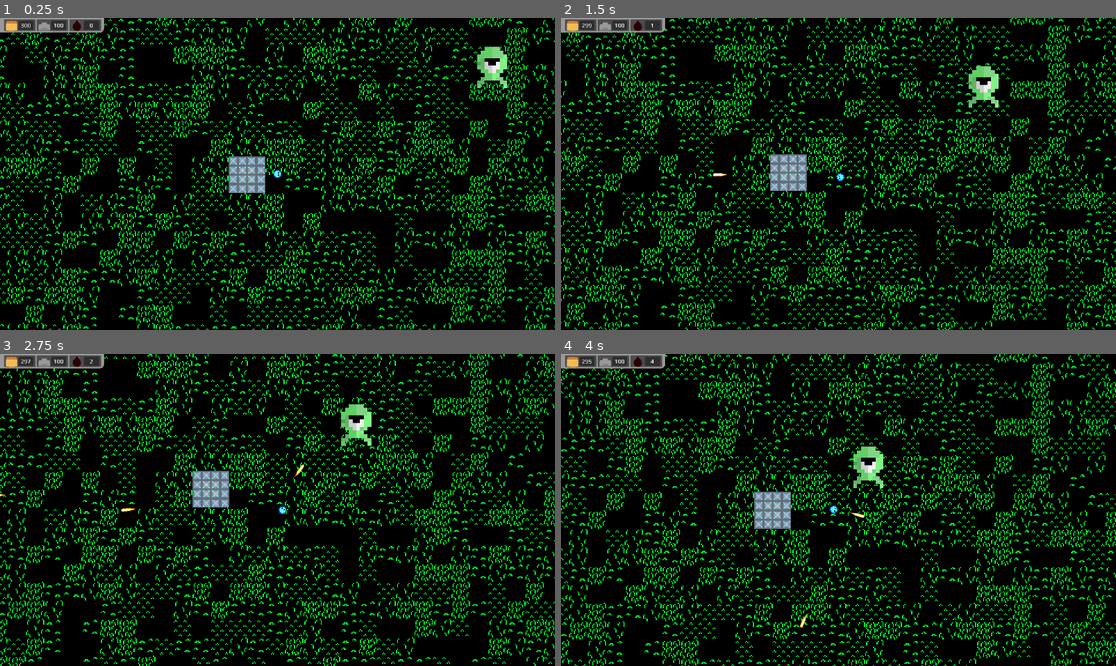
Above: before the commit, frames 1-4 (two rows, left to right).
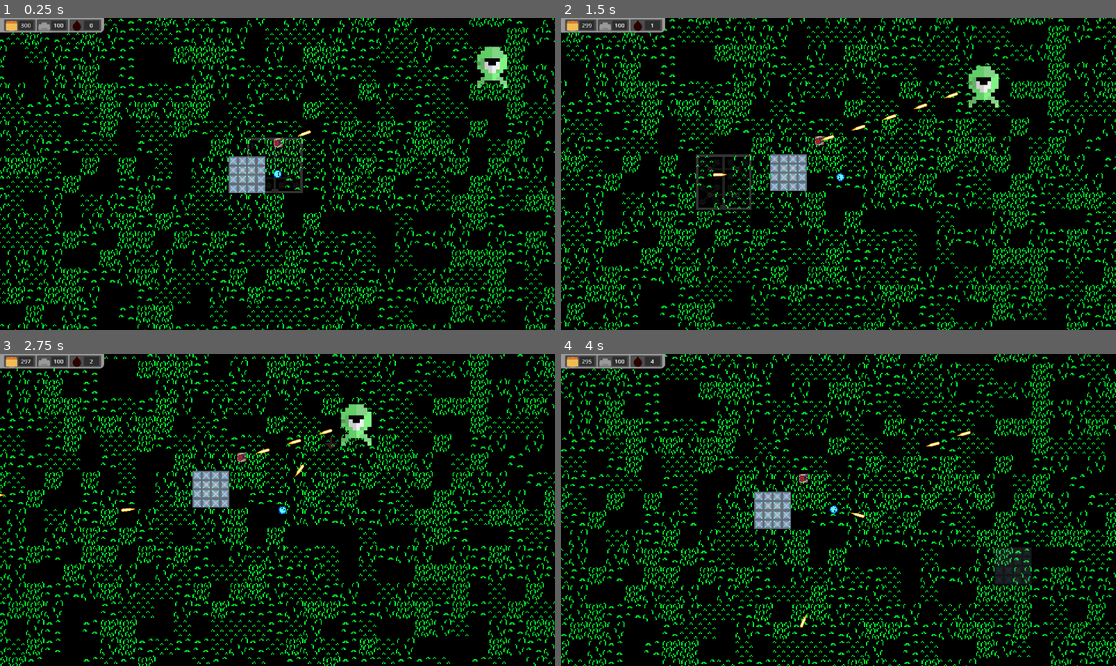
Above: after the commit, the same moments.

Repository: YonatanBenezra/GreatGame
Game: Godot game, scene res://scenes/game.tscn
The game is run twice, just before and just after one commit, with the same random seed, the same clock (stepped at 60 frames per second) and the same inputs.
Inputs (mouse positions are in pixels of both pictures, inside the frame that each line leads up to):
- Up to frame 1 (0.25 s): no input
- Up to frame 2 (1.5 s): move the mouse to (810, 174) at 0.52 s; hold D (right) 0.53-1.28 s; tap Space (shoot) at 0.6 s; move the mouse to (727, 189) at 1.27 s; hold S (down) from 1.28 s (still down); tap 1 (hotbar_1) at 1.35 s
- Up to frame 3 (2.75 s): tap Space (shoot) at 1.55, 2.3 s; move the mouse to (333, 441) at 2.02 s; release S (down) at 2.03 s; hold D (right) from 2.03 s (still down); hold 2 (hotbar_2) from 2.03 s (still down)
- Up to frame 4 (4 s): move the mouse to (810, 572) at 2.77 s; release D (right) at 2.78 s; release 2 (hotbar_2) at 2.78 s; hold W (up) 2.78-3.53 s; tap 3 (hotbar_3) at 2.85 s; tap Space (shoot) at 3.05, 3.8 s; move the mouse to (1005, 556) at 3.52 s; hold A (left) from 3.53 s (still down); hold 4 (hotbar_4) from 3.53 s (still down)

The runs differ from the first frame. In frame 1, 0.4% of the frame differs, in the area x 44-57%, y 35-57%; in frame 2, 0.6%; in frame 3, 0.2%; in frame 4, 1.1%, in the area x 42-85%, y 24-74%.
Error in both runs: Invalid access of index '3' on a base object of type: 'Array'. (res://entities/player/hot_bar_component.gd:8)

Commit message:
Made a turret

Diff:
--- /dev/null
+++ b/entities/turret/turret.gd
@@ -0,0 +1,73 @@
+extends Node2D
+
+
+@export var BULLET: PackedScene = null
+
+var target: Node2D = null
+var cur_Hp =8
+
+@onready var gunSprite = $GunSprite
+@onready var rayCast = $RayCast2D
+@onready var reloadTimer = $RayCast2D/ReloadTimer
+
+
+func _ready():
+	await get_tree().process_frame
+	target = find_target()
+
+func _physics_process(delta):
+	if target == null:
+		target = find_target()
+
+	if target != null:
+
+		var angle_to_target: float = global_position.direction_to(target.global_position).angle()
+		rayCast.global_rotation = angle_to_target
+
+
+		if rayCast.is_colliding() and rayCast.get_collider().is_in_group("Enemies"):
+			gunSprite.rotation = angle_to_target
+			if reloadTimer.is_stopped():
+				shootBullet()
+
+
+
+func shootBullet():
+	rayCast.enabled = false
+
+	if BULLET:
+		var bullet: Node2D = BULLET.instantiate()
+		get_tree().current_scene.add_child(bullet)
+		bullet.global_position = global_position
+		var direction = (target.global_position - bullet.global_position).normalized()
+		bullet.shoot(direction)
+
+	reloadTimer.start()
+
+func find_target():
+	var new_target: Node2D = null
+
+	if get_tree().has_group("Enemies"):
+		new_target = get_tree().get_nodes_in_group("Enemies")[0]
+
+	return new_target
+
+func hit(damage):
+	cur_Hp -= damage;
+	if(cur_Hp <= 0):
+		queue_free()
+
+
+
+func _on_building_collision_component_body_entered(body: Node2D) -> void:
+
+	if(!body.is_in_group("Enemies")):
+		return;
+
+	body.hit(1000);
+	hit(1);
+
+
+
+func _on_reload_timer_timeout() -> void:
+	rayCast.enabled = true
--- /dev/null
+++ b/entities/turret/turret.tscn
@@ -0,0 +1,27 @@
+[gd_scene load_steps=5 format=3 uid="uid://5d4towc57hq2"]
+
+[ext_resource type="Script" path="res://entities/turret/turret.gd" id="1_o7ko1"]
+[ext_resource type="Texture2D" uid="uid://b7p56algtrwyv" path="res://assets/turret/turret_BASE.png" id="2_gj1tn"]
+[ext_resource type="Texture2D" uid="uid://r7awu5kmjcel" path="res://assets/turret/turret_FACE.png" id="3_20co2"]
+[ext_resource type="PackedScene" uid="uid://p53tr43oxoqw" path="res://entities/weapons/Bullet/Bullet.tscn" id="4"]
+
+[node name="Turret" type="Node2D"]
+script = ExtResource("1_o7ko1")
+BULLET = ExtResource("4")
+
+[node name="BaseSprite" type="Sprite2D" parent="."]
+texture = ExtResource("2_gj1tn")
+
+[node name="GunSprite" type="Sprite2D" parent="."]
+texture = ExtResource("3_20co2")
+vframes = 10
+
+[node name="RayCast2D" type="RayCast2D" parent="."]
+target_position = Vector2(1000, 0)
+collision_mask = 2
+
+[node name="ReloadTimer" type="Timer" parent="RayCast2D"]
+wait_time = 0.25
+one_shot = true
+
+[connection signal="timeout" from="RayCast2D/ReloadTimer" to="." method="_on_reload_timer_timeout"]
--- /dev/null
+++ b/entities/turret/turretBullet.tscn
@@ -0,0 +1,46 @@
+[gd_scene load_steps=4 format=3 uid="uid://vg44802l8ohq"]
+
+[ext_resource type="Texture2D" uid="uid://cgc1a2w1lophy" path="res://assets/turret/turret_BULLET.png" id="2"]
+
+[sub_resource type="GDScript" id="GDScript_0tqct"]
+script/source = "extends Area2D
+
+const RIGHT = Vector2.RIGHT
+@export var SPEED: int = 200
+
+
+func _physics_process(delta):
+	var movement = RIGHT.rotated(rotation) * SPEED * delta
+	global_position += movement
+
+func destroy():
+	queue_free()
+
+func _on_VisibilityNotifier2D_screen_exited():
+	queue_free()
+
+func _on_Bullet_body_entered(body):
+	if body.is_in_group(\"Player\"):
+		destroy()
+"
+
+[sub_resource type="CircleShape2D" id="1"]
+radius = 5.51146
+
+[node name="Bullet" type="Area2D"]
+collision_layer = 2
+script = SubResource("GDScript_0tqct")
+SPEED = 400
+
+[node name="Sprite" type="Sprite2D" parent="."]
+texture = ExtResource("2")
+hframes = 2
+frame = 1
+
+[node name="CollisionShape2D" type="CollisionShape2D" parent="."]
+shape = SubResource("1")
+
+[node name="VisibilityNotifier2D" type="VisibleOnScreenNotifier2D" parent="."]
+
+[connection signal="body_entered" from="." to="." method="_on_Bullet_body_entered"]
+[connection signal="screen_exited" from="VisibilityNotifier2D" to="." method="_on_VisibilityNotifier2D_screen_exited"]
--- a/scenes/game.tscn
+++ b/scenes/game.tscn
@@ -12,6 +12,7 @@
 [ext_resource type="Script" path="res://entities/player/hot_bar_component.gd" id="9_eoawq"]
 [ext_resource type="PackedScene" uid="uid://bgmdutiyftdd7" path="res://entities/monsters/monster.tscn" id="10_40let"]
 [ext_resource type="PackedScene" uid="uid://p53tr43oxoqw" path="res://entities/weapons/Bullet/Bullet.tscn" id="11_7w6dq"]
+[ext_resource type="PackedScene" uid="uid://5d4towc57hq2" path="res://entities/turret/turret.tscn" id="14_0xor4"]
 [ext_resource type="PackedScene" uid="uid://cktbg8lgbi58v" path="res://entities/hub/hub_1/hub.tscn" id="14_xtnmd"]
 
 [sub_resource type="TileSetAtlasSource" id="TileSetAtlasSource_4cpu6"]
@@ -101,6 +102,9 @@
 
 [node name="Hub" parent="." groups=["Hub"] instance=ExtResource("14_xtnmd")]
 
+[node name="Turret" parent="." instance=ExtResource("14_0xor4")]
+position = Vector2(107, -111)
+
 [connection signal="placedBuilding" from="buildings" to="hud" method="_on_buildings_placed_building"]
 [connection signal="updatedHotbar" from="player/HotBarComponent" to="buildings" method="_on_hot_bar_component_updated_hotbar"]
 [connection signal="updatedHotbar" from="player/HotBarComponent" to="hud" method="_on_hot_bar_component_updated_hotbar"]
--- a/scripts/global.gd
+++ b/scripts/global.gd
@@ -3,7 +3,7 @@
 static var GRIDSIZE := 64
 
 static var HUD_SELECTION_ROTATION := "south"
-static var HUD_SELECTION_OVERBUILDING := true
+static var HUD_SELECTION_OVERBUILDING := false
 static var HUD_SELECTION_BUILDINGOVERLAP := true
 static var HUD_SELECTION_BUILDING : Node
 static var HUD_HOTBAR_CURRENTID := 0
Not shown, added: addons/godot-git-plugin/plugin.cfg
Binary file added: assets/turret/turret_BASE.png
Not shown, added: assets/turret/turret_BASE.png.import
Binary file added: assets/turret/turret_BULLET.png
Not shown, added: assets/turret/turret_BULLET.png.import
Binary file added: assets/turret/turret_FACE.png
Not shown, added: assets/turret/turret_FACE.png.import
Not shown: 1 places in scenes/game.tscn that only renumber resources
Not shown, added: addons/godot-git-plugin/LICENSE
Not shown, added: addons/godot-git-plugin/THIRDPARTY.md
Not shown, added: addons/godot-git-plugin/git_plugin.gdextension
Not shown, added: addons/godot-git-plugin/linux/libgit_plugin.linux.editor.x86_64.so
(and 5 more such lines)
